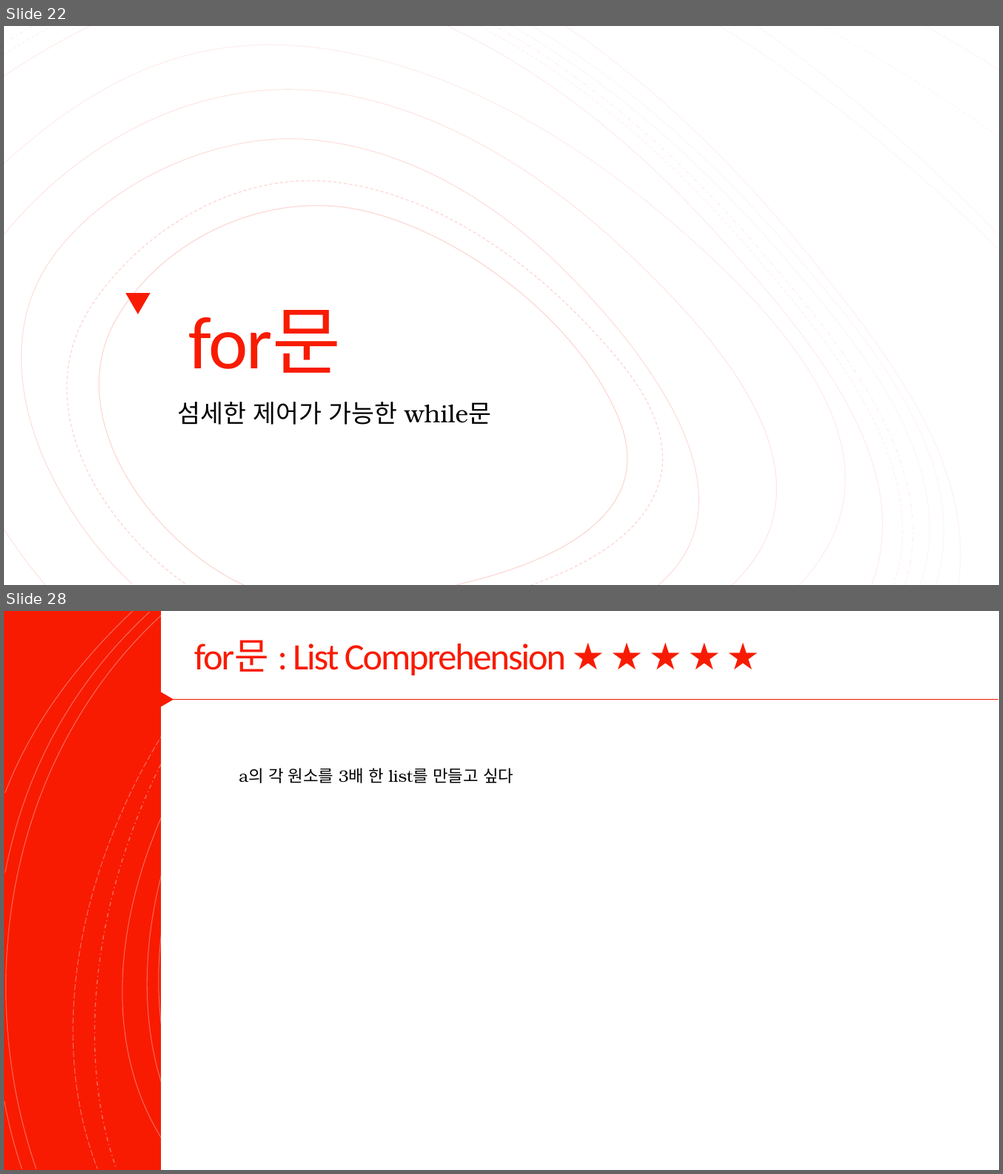
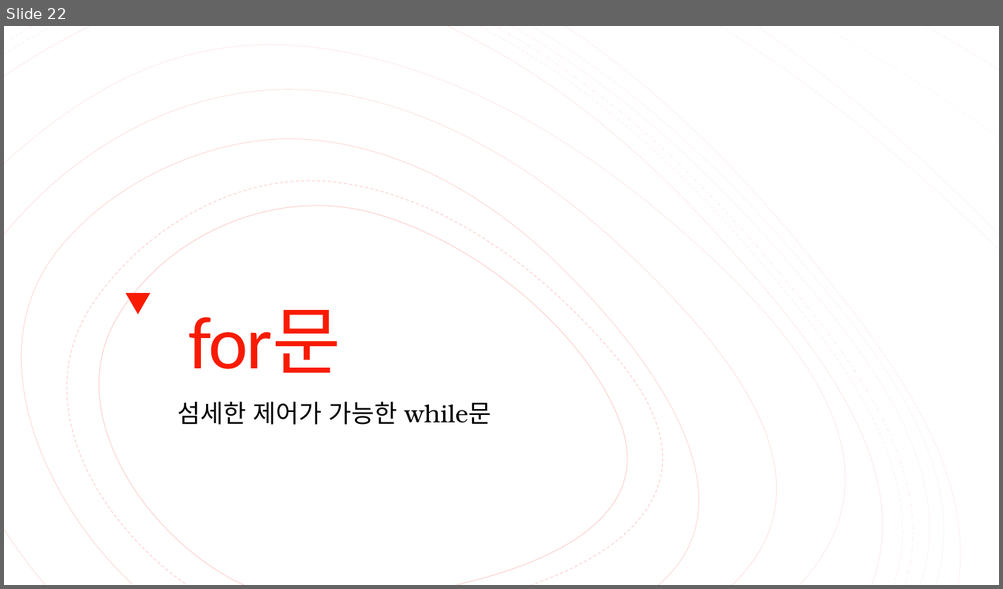
Before and after one commit to Valentine117/python_basic_class, a slide deck: 03장 프로그램의 구조를 쌓는다_제어문.pptx. Shown one above the other, each under a label of ours: slides 22 and 28 before the commit, slide 22 after it; the slides between them are not shown. The pictures are 1003x1174 and 1003x589 pixels, drawn with LibreOffice and Linux fonts; fonts in the diff are those of the drawing. Boxes give left, top, right and bottom in pixels: in the first picture for what was removed or moved away, otherwise in the second. Text is boxed around its words. In the diff, an @@ line names an element or a change of style, - is before the commit and + after.

```diff
--- a/03장 프로그램의 구조를 쌓는다_제어문.pptx
+++ b/03장 프로그램의 구조를 쌓는다_제어문.pptx
@@ slide 28 removed at [4, 611, 999, 1170], background #FFFFFF @@
@@ rectangle removed at [4, 611, 999, 1170] @@
@@ group removed at [4, 611, 997, 1170]: 16 freeform shapes @@
@@ group removed at [4, 611, 997, 1170]: 16 freeform shapes @@
@@ rectangle removed at [161, 611, 999, 1170] @@
@@ title removed at [194, 640, 566, 675] @@
-for문 : List Comprehension ★ ★ ★ ★ ★
@@ triangle removed at [153, 686, 173, 712] @@
@@ line removed from (173, 699) to (999, 699) @@
@@ text removed at [239, 768, 513, 783] @@
-a의 각 원소를 3배 한 list를 만들고 싶다
```
Also in this commit, not shown: 6 slides changed, 2 slides added, 1 other slide removed.
